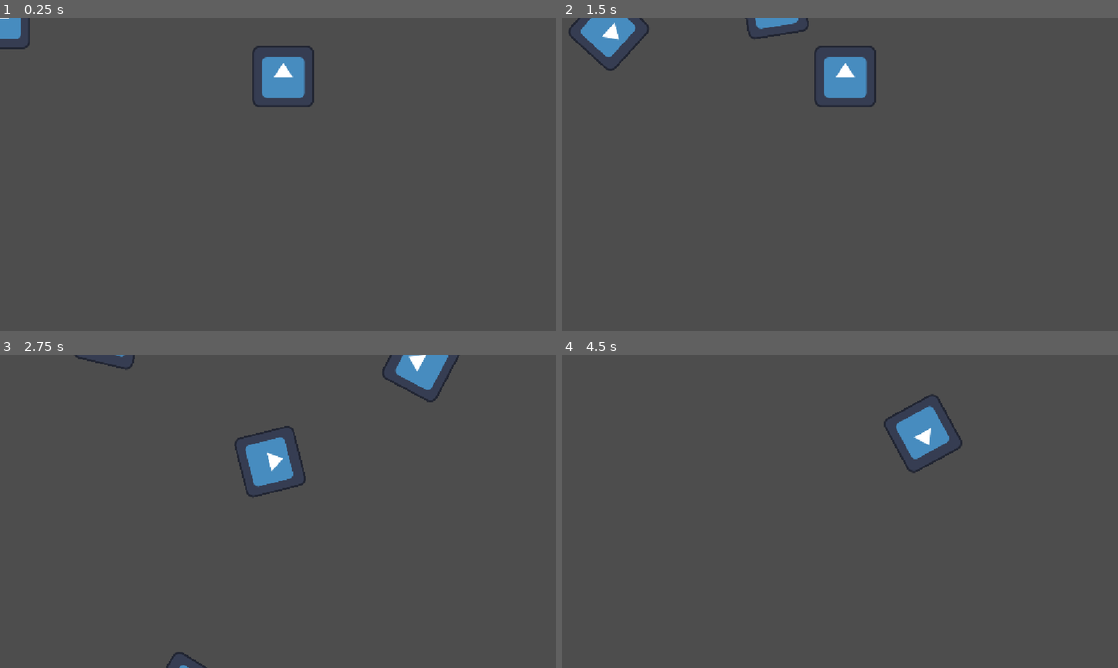
Above: before the commit, frames 1-4 (two rows, left to right).
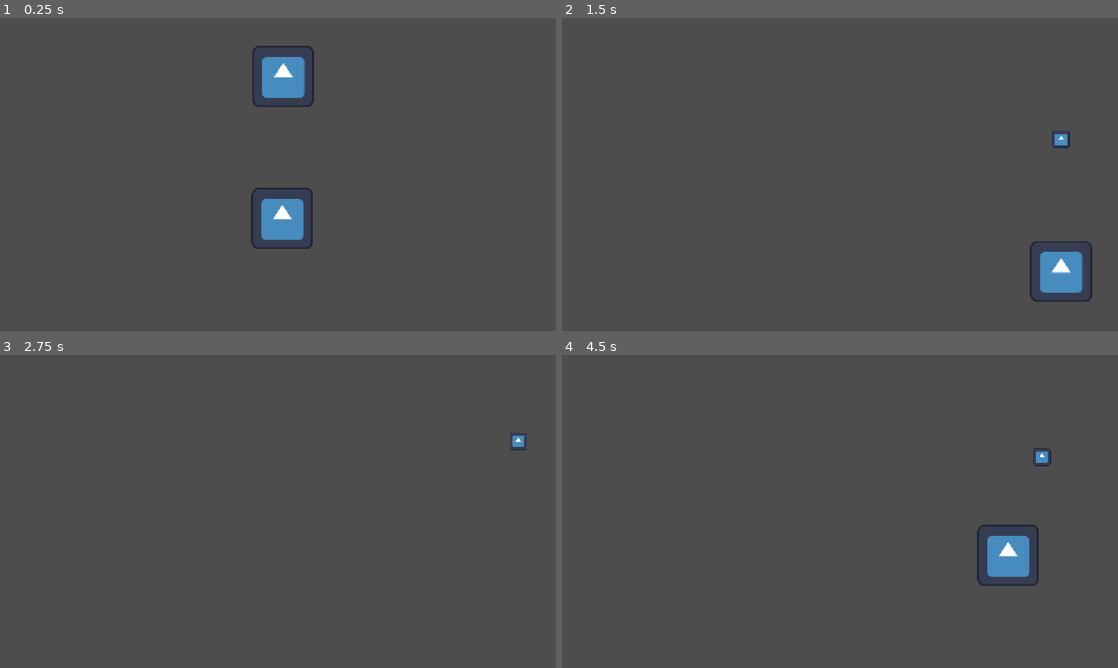
Above: after the commit, the same moments.

Repository: AndreVHGSAE/Asteriods-Fran
Game: Godot game, scene res://Main.tscn
The game is run twice, just before and just after one commit, with the same random seed, the same clock (stepped at 60 frames per second) and the same inputs. The engine's default icon, where the game draws it, is replaced by a stand-in: a white triangle on a blue panel in a dark square.
Inputs:
- Up to frame 1 (0.25 s): no input
- Up to frame 2 (1.5 s): tap Enter (Shoot) at 0.5, 0.6, 1.35 s; hold D (Right) 0.53-1.28 s; hold S (Down) from 1.28 s (still down)
- Up to frame 3 (2.75 s): release S (Down) at 2.03 s; hold D (Right) from 2.03 s (still down); tap Enter (Shoot) at 2.1 s
- Up to frame 4 (4.5 s): release D (Right) at 2.78 s; hold W (Up) 2.78-3.53 s; tap Enter (Shoot) at 2.85, 3.6, 4.35 s; hold A (Left) from 3.53 s (still down)

The runs differ from the first frame. In frame 1, 1.6% of the frame differs, in the area x 0-57%, y 0-74%; in frame 2, 4.0%, in the area x 1-96%, y 0-91%; in frame 3, 2.4%; in frame 4, 2.7%.

Commit message:
Bullet fix

Diff:
--- a/Bullet.tscn
+++ b/Bullet.tscn
@@ -4,7 +4,7 @@
 [ext_resource type="Texture2D" uid="uid://cypstmx6ff6gr" path="res://icon.svg" id="2_7281b"]
 
 [sub_resource type="CircleShape2D" id="CircleShape2D_cjdqc"]
-radius = 65.00769
+radius = 18.35756
 
 [node name="Bullet" type="RigidBody2D" unique_id=1611809772]
 gravity_scale = 0.0
@@ -13,6 +13,7 @@
 script = ExtResource("1_4s4u5")
 
 [node name="Sprite2D" type="Sprite2D" parent="." unique_id=832432926]
+scale = Vector2(0.28125, 0.28125)
 texture = ExtResource("2_7281b")
 
 [node name="CollisionShape2D" type="CollisionShape2D" parent="." unique_id=669386362]
--- a/Main.tscn
+++ b/Main.tscn
@@ -8,7 +8,7 @@
 script = ExtResource("1_glv2v")
 
 [node name="Ship" parent="." unique_id=469292650 instance=ExtResource("2_uu6xs")]
-position = Vector2(-1, 0)
+position = Vector2(585, 415)
 
 [node name="Asteroid" parent="." unique_id=819466456 instance=ExtResource("3_r0du0")]
 position = Vector2(587, 121)
--- a/Ship.tscn
+++ b/Ship.tscn
@@ -22,3 +22,4 @@
 shape = SubResource("CircleShape2D_cjdqc")
 
 [node name="Pivot" type="Node2D" parent="." unique_id=731663790]
+position = Vector2(0, -88)
